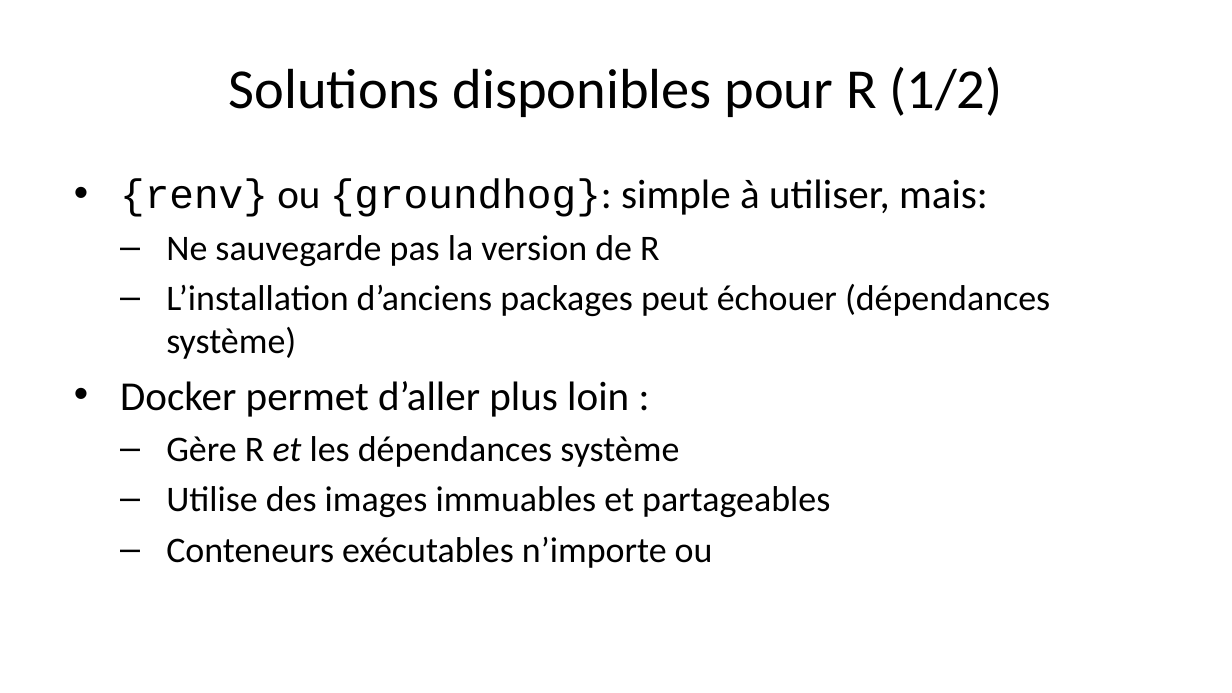
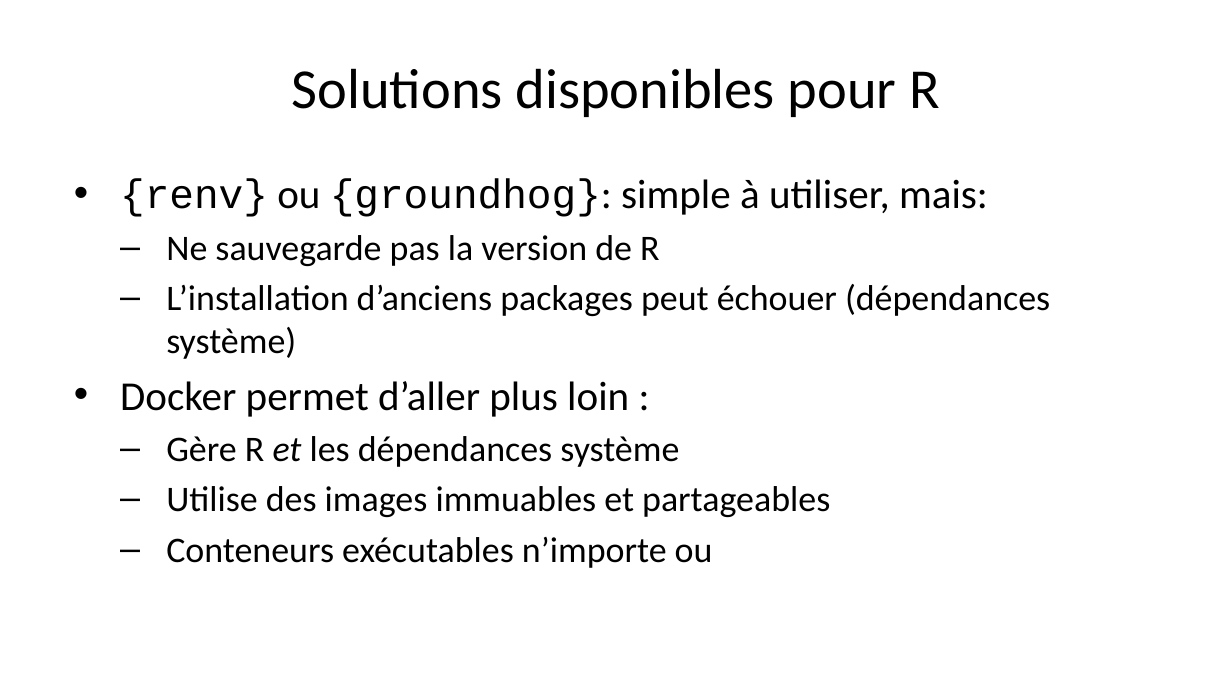
Before and after one commit to b-rodrigues/repro_rrr, a slide deck: slide 6 of docs/index.pptx. Drawn at 1232x693 pixels with LibreOffice and Linux fonts; fonts in the diff are those of the drawing. Boxes give left, top, right and bottom in pixels: in the first picture for what was removed or moved away, otherwise in the second. Text is boxed around its words. In the diff, an @@ line names an element or a change of style, - is before the commit and + after.

```diff
--- a/docs/index.pptx
+++ b/docs/index.pptx
@@ title at box(292, 68, 940, 117): text changed @@
-Solutions disponibles pour R (1/2)
+Solutions disponibles pour R
```
Also in this commit, not shown: 2 other slides changed, 3 slides added, 3 slides removed, 15 other files.
